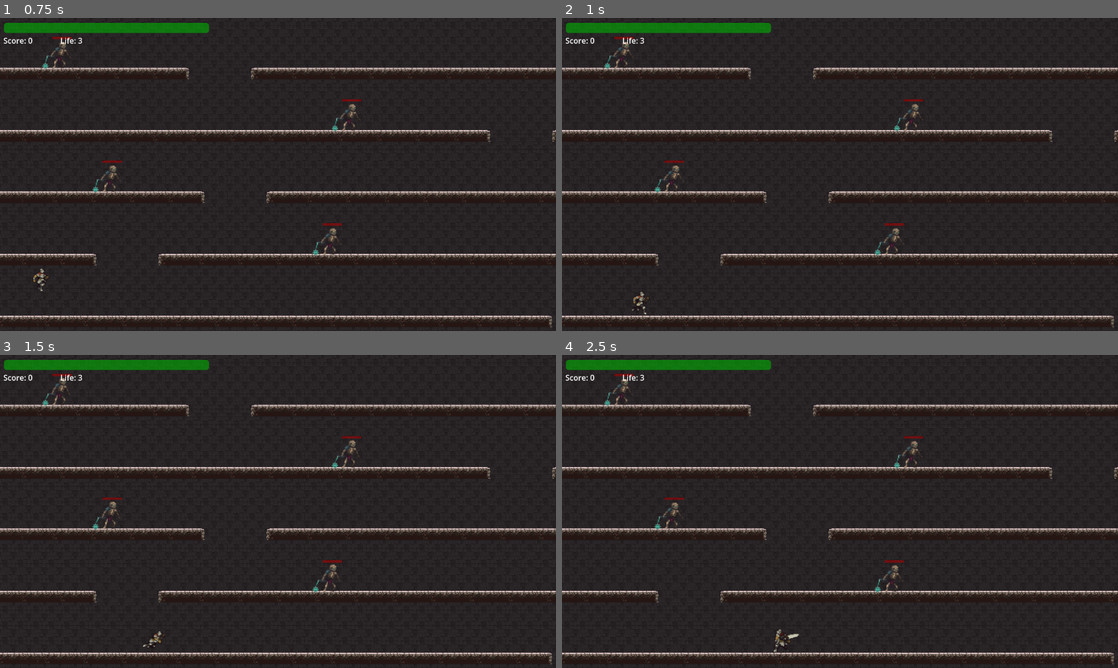
Above: before the commit, frames 1-4 (two rows, left to right).
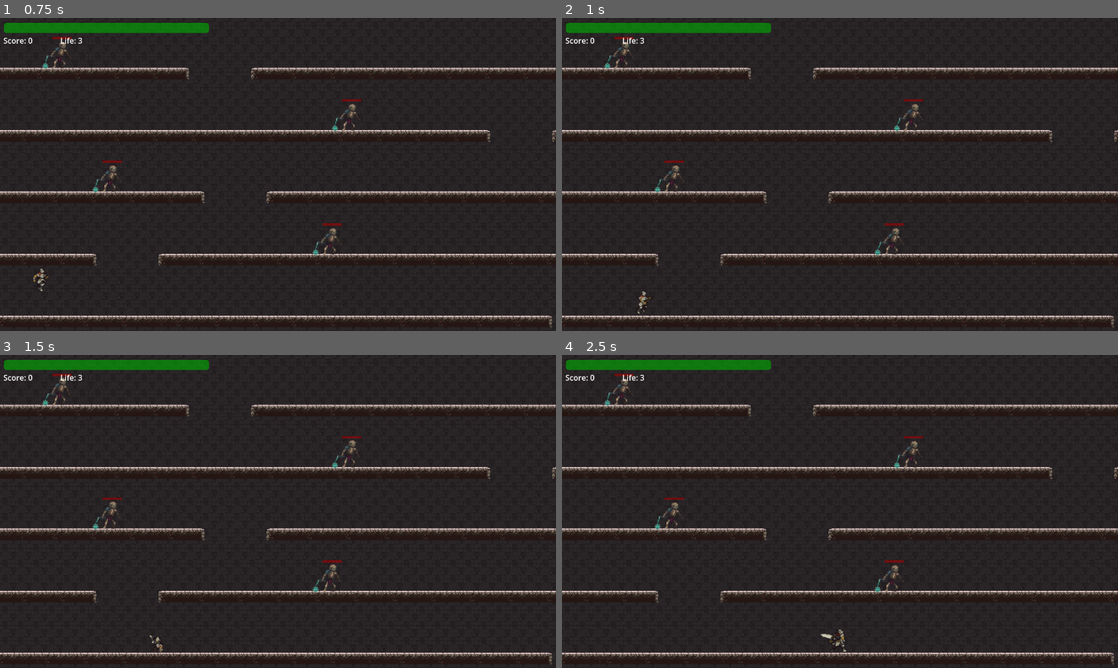
Above: after the commit, the same moments.

Repository: pengpa0012/godot-2d-jump-platformer
Game: Godot game, scene res://scene/world.tscn
Same seed, same stepped clock (60 frames per second), same inputs: the game is played once before the commit and once after it.
Inputs:
- Up to frame 1 (0.75 s): tap Enter (ui_accept) at 0.5 s; hold Right (ui_right) from 0.53 s (still down); hold L (roll) from 0.53 s (still down); tap K (attack) at 0.6 s
- Up to frame 2 (1 s): keep holding Right (ui_right); keep holding L (roll); tap Enter (ui_accept) at 0.77 s
- Up to frame 3 (1.5 s): keep holding Right (ui_right); release L (roll) at 1.28 s; tap L (roll) at 1.35 s
- Up to frame 4 (2.5 s): tap Enter (ui_accept) at 1.52 s; tap J (slide) at 1.55 s; release Right (ui_right) at 2.03 s; hold Left (ui_left) from 2.03 s (still down); hold J (slide) from 2.03 s (still down); tap K (attack) at 2.3 s

Frame 1 is identical in both runs. In frame 2, less than 0.1% of the frame differs, in the area x 12-16%, y 87-95%; in frame 3, less than 0.1%; in frame 4, 0.2%, in the area x 38-52%, y 87-95%.

Commit message:
update player slide/roll

Diff:
--- a/project.godot
+++ b/project.godot
@@ -74,7 +74,8 @@
 }
 shield={
 "deadzone": 0.5,
-"events": []
+"events": [Object(InputEventKey,"resource_local_to_scene":false,"resource_name":"","device":-1,"window_id":0,"alt_pressed":false,"shift_pressed":false,"ctrl_pressed":false,"meta_pressed":false,"pressed":false,"keycode":0,"physical_keycode":69,"key_label":0,"unicode":101,"echo":false,"script":null)
+]
 }
 
 [rendering]
--- a/scene/player.tscn
+++ b/scene/player.tscn
@@ -14,6 +14,8 @@
 [ext_resource type="Texture2D" uid="uid://bfuieajom2pv1" path="res://assets/player/_Run.png" id="9_x8yjl"]
 [ext_resource type="Texture2D" uid="uid://dh6klh5h1xxlw" path="res://assets/player/_SlideFull.png" id="10_ajv0w"]
 [ext_resource type="Texture2D" uid="uid://fmpvlyndmu65" path="res://assets/Effects/GlowingBall Blue 22frames RPG.png" id="13_esrlb"]
+[ext_resource type="AudioStream" uid="uid://deku5xjks0cg3" path="res://assets/sfx/sword_swoosh.wav" id="15_3kjaw"]
+[ext_resource type="AudioStream" uid="uid://duyseaxrf81rx" path="res://assets/sfx/walk.wav" id="16_swqc5"]
 
 [sub_resource type="AtlasTexture" id="AtlasTexture_vni4w"]
 atlas = ExtResource("2_as5i3")
@@ -639,6 +641,12 @@
 [node name="Timer" type="Timer" parent="."]
 wait_time = 5.0
 
+[node name="sword_swoosh" type="AudioStreamPlayer2D" parent="."]
+stream = ExtResource("15_3kjaw")
+
+[node name="walk" type="AudioStreamPlayer2D" parent="."]
+stream = ExtResource("16_swqc5")
+
 [connection signal="animation_finished" from="AnimatedSprite2D" to="." method="_on_animated_sprite_2d_animation_finished"]
 [connection signal="area_shape_entered" from="Hurtbox" to="." method="_on_hurtbox_area_shape_entered"]
 [connection signal="body_entered" from="Hurtbox" to="." method="_on_hurtbox_body_entered"]
--- a/script/player.gd
+++ b/script/player.gd
@@ -13,6 +13,8 @@
 @onready var shield = get_node("Shield")
 @onready var display_size = get_viewport().get_visible_rect().size
 @onready var GLOBAL = get_node("/root/Global")
+@onready var swooshAudio = get_node("sword_swoosh")
+@onready var walkAudio = get_node("walk")
 var KNOCKBACK_FORCE = 300
 var isAttacking = false
 var isHurting = false
@@ -27,6 +29,7 @@
 func _physics_process(delta):
 #	for area in hurtBoxDetector.get_overlapping_areas():
 #		print("AAA ", area.name)
+
 	if isShield:
 		shield.visible = true
 	else:
@@ -143,17 +146,24 @@
 		hurt_player(body, 4.5)
 
 func handlePlayerInput(direction):
+#	if Input.is_action_just_pressed("ui_left") or Input.is_action_just_pressed("ui_right") and is_on_floor():
+#		walkAudio.playing = true
+#
+#	if Input.is_action_just_released("ui_left") or Input.is_action_just_released("ui_right") or isAttacking or isCrouching or isCrouchAttack or isRolling:
+#		walkAudio.playing = false
+
 	if Input.is_action_just_pressed("ui_accept") and is_on_floor() && !isAttacking:
 		velocity.y = JUMP_VELOCITY
 
 	if Input.is_action_just_pressed("attack") and is_on_floor():
+		swooshAudio.playing = true
 		if isCrouching:
 			isCrouchAttack = true
 		else:
 			isAttacking = true
 		swordAttack.disabled = false
 
-	if Input.is_action_just_pressed("roll") and is_on_floor() and direction:
+	if Input.is_action_pressed("roll") and is_on_floor() and direction:
 		isRolling = true
 		cannotTurn = true
 
@@ -162,7 +172,7 @@
 		isRolling = false
 		cannotTurn = false
 
-	if Input.is_action_just_pressed("slide") and is_on_floor() and direction:
+	if Input.is_action_pressed("slide") and is_on_floor() and direction:
 		isSliding = true
 		cannotTurn = true
 
Not shown, added: assets/sfx/sword_swoosh.wav.import
Not shown, added: assets/sfx/walk.wav.import
Not shown: 1 places in scene/player.tscn that only renumber resources
Not shown, added: assets/sfx/sword_swoosh.wav
Not shown, added: assets/sfx/walk.wav
